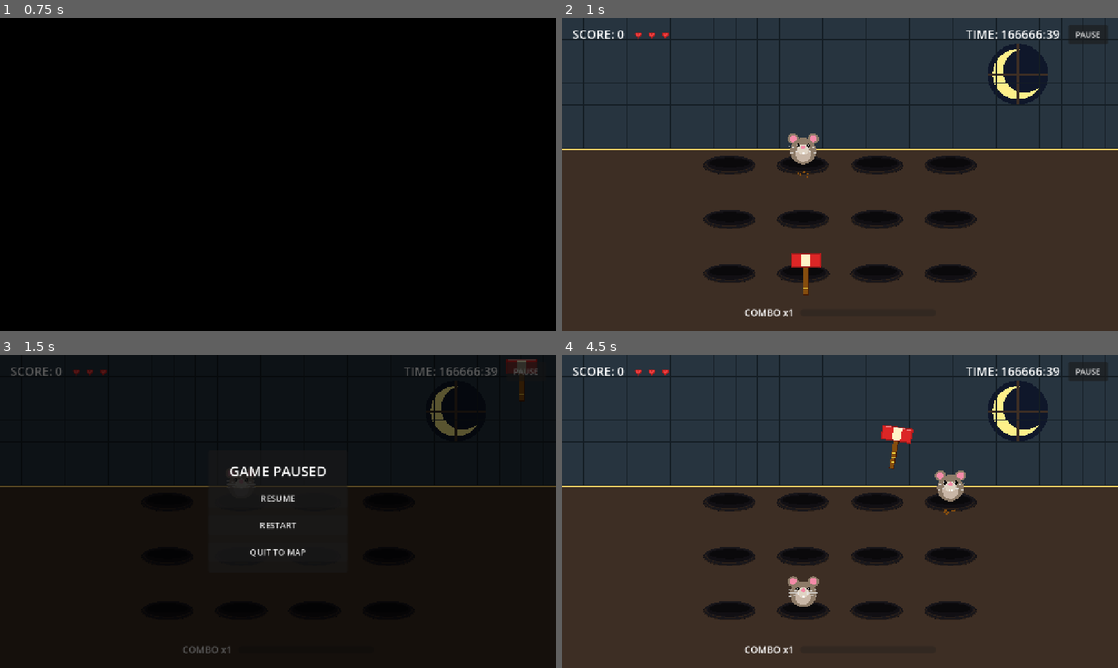
Above: before the commit, frames 1-4 (two rows, left to right).
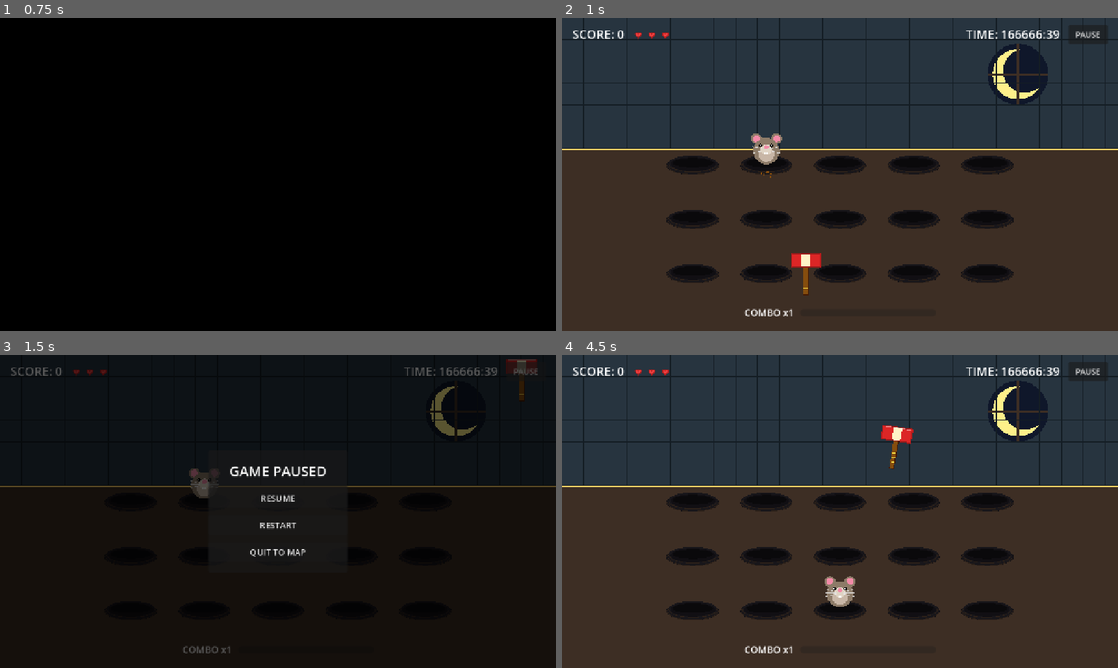
Above: after the commit, the same moments.

Repository: Parasaran-Python/bonk-the-rat
Game: Godot game, scene res://src/screens/endless_results.tscn
Same seed, same stepped clock (60 frames per second), same inputs: the game is played once before the commit and once after it. This scene is started directly instead of the project's main scene.
Inputs (mouse positions are in pixels of both pictures, inside the frame that each line leads up to):
- Up to frame 1 (0.75 s): click "PLAY AGAIN" at 0.5 s
- Up to frame 2 (1 s): no input
- Up to frame 3 (1.5 s): click "PAUSE" at 1.25 s
- Up to frame 4 (4.5 s): click "RESTART" at 2 s; tap Enter at 2.75 s; move the mouse to (962, 495) at 2.77 s; click (962, 495) at 2.92 s; move the mouse to (728, 527) at 3.52 s; click (728, 527) at 3.67 s; move the mouse to (895, 442) at 4.27 s; click (895, 442) at 4.42 s

Frame 1 is identical in both runs. In frame 2, 8.3% of the frame differs, in the area x 18-82%, y 36-85%; in frame 3, 0.3%; in frame 4, 8.8%.

Commit message:
feat(levels): scale grid progression up to 5x3 with tuned speed and quotas

Diff:
--- a/src/data/level_config.gd
+++ b/src/data/level_config.gd
@@ -8,7 +8,7 @@
 @export var grid_rows: int = 2
 @export var max_concurrent: int = 1
 @export var spawn_interval_start: float = 1.40
-@export var spawn_interval_end: float = 1.05
+@export var spawn_interval_end: float = 0.95
 @export var rat_weights: Dictionary = {"norm": 95, "whiskers": 5}
 @export var quota_star1: int = 700
 @export var quota_star2: int = 1300
--- a/src/data/levels/endless.tres
+++ b/src/data/levels/endless.tres
@@ -6,11 +6,11 @@
 script = ExtResource("1_3p15m")
 level_id = 0
 duration_s = 999999.0
-grid_columns = 4
+grid_columns = 5
 grid_rows = 3
 max_concurrent = 4
-spawn_interval_start = 1.0
-spawn_interval_end = 1.0
+spawn_interval_start = 0.9
+spawn_interval_end = 0.9
 rat_weights = {
 "golden": 4,
 "norm": 70,
--- a/src/data/levels/level_02.tres
+++ b/src/data/levels/level_02.tres
@@ -8,7 +8,7 @@
 duration_s = 50.0
 max_concurrent = 2
 spawn_interval_start = 1.3
-spawn_interval_end = 0.95
+spawn_interval_end = 0.9
 rat_weights = {
 "clock": 3,
 "norm": 92,
--- a/src/data/levels/level_03.tres
+++ b/src/data/levels/level_03.tres
@@ -6,7 +6,6 @@
 script = ExtResource("1_rwksb")
 level_id = 3
 duration_s = 50.0
-grid_rows = 3
 max_concurrent = 2
 spawn_interval_start = 1.2
 spawn_interval_end = 0.85
--- a/src/data/levels/level_06.tres
+++ b/src/data/levels/level_06.tres
@@ -9,7 +9,7 @@
 grid_rows = 3
 max_concurrent = 3
 spawn_interval_start = 1.05
-spawn_interval_end = 0.72
+spawn_interval_end = 0.7
 rat_weights = {
 "clock": 3,
 "norm": 70,
--- a/src/data/levels/level_07.tres
+++ b/src/data/levels/level_07.tres
@@ -9,7 +9,7 @@
 grid_rows = 3
 max_concurrent = 3
 spawn_interval_start = 1.0
-spawn_interval_end = 0.68
+spawn_interval_end = 0.65
 rat_weights = {
 "norm": 64,
 "star": 4,
--- a/src/data/levels/level_08.tres
+++ b/src/data/levels/level_08.tres
@@ -8,8 +8,8 @@
 duration_s = 60.0
 grid_rows = 3
 max_concurrent = 4
-spawn_interval_start = 0.98
-spawn_interval_end = 0.65
+spawn_interval_start = 0.95
+spawn_interval_end = 0.62
 rat_weights = {
 "clock": 3,
 "golden": 3,
--- a/src/data/levels/level_09.tres
+++ b/src/data/levels/level_09.tres
@@ -6,10 +6,11 @@
 script = ExtResource("1_whhy4")
 level_id = 9
 duration_s = 60.0
+grid_columns = 4
 grid_rows = 3
 max_concurrent = 4
-spawn_interval_start = 0.94
-spawn_interval_end = 0.62
+spawn_interval_start = 0.92
+spawn_interval_end = 0.58
 rat_weights = {
 "golden": 4,
 "norm": 52,
@@ -18,8 +19,8 @@
 "whiskers": 7,
 "zoomer": 15
 }
-quota_star1 = 5200
-quota_star2 = 8300
-quota_star3 = 12100
+quota_star1 = 5400
+quota_star2 = 8600
+quota_star3 = 12500
 zone_theme = 2
 music_track = "zone2"
--- a/src/data/levels/level_10.tres
+++ b/src/data/levels/level_10.tres
@@ -6,10 +6,11 @@
 script = ExtResource("1_qifx8")
 level_id = 10
 duration_s = 60.0
+grid_columns = 4
 grid_rows = 3
 max_concurrent = 4
-spawn_interval_start = 0.9
-spawn_interval_end = 0.58
+spawn_interval_start = 0.88
+spawn_interval_end = 0.54
 rat_weights = {
 "clock": 3,
 "golden": 5,
@@ -19,8 +20,8 @@
 "whiskers": 7,
 "zoomer": 15
 }
-quota_star1 = 6000
-quota_star2 = 9500
-quota_star3 = 13800
+quota_star1 = 6300
+quota_star2 = 10000
+quota_star3 = 14500
 zone_theme = 2
 music_track = "zone2"
--- a/src/data/levels/level_11.tres
+++ b/src/data/levels/level_11.tres
@@ -8,9 +8,9 @@
 duration_s = 60.0
 grid_columns = 4
 grid_rows = 3
-max_concurrent = 4
-spawn_interval_start = 0.88
-spawn_interval_end = 0.56
+max_concurrent = 5
+spawn_interval_start = 0.82
+spawn_interval_end = 0.5
 rat_weights = {
 "boom": 6,
 "golden": 5,
@@ -20,8 +20,8 @@
 "whiskers": 6,
 "zoomer": 15
 }
-quota_star1 = 6800
-quota_star2 = 10800
-quota_star3 = 15600
+quota_star1 = 7300
+quota_star2 = 11500
+quota_star3 = 16500
 zone_theme = 3
 music_track = "zone3"
--- a/src/data/levels/level_12.tres
+++ b/src/data/levels/level_12.tres
@@ -9,8 +9,8 @@
 grid_columns = 4
 grid_rows = 3
 max_concurrent = 5
-spawn_interval_start = 0.84
-spawn_interval_end = 0.53
+spawn_interval_start = 0.78
+spawn_interval_end = 0.46
 rat_weights = {
 "boom": 7,
 "clock": 3,
@@ -20,8 +20,8 @@
 "whiskers": 7,
 "zoomer": 16
 }
-quota_star1 = 7700
-quota_star2 = 12200
-quota_star3 = 17500
+quota_star1 = 8300
+quota_star2 = 13000
+quota_star3 = 18500
 zone_theme = 3
 music_track = "zone3"
--- a/src/data/levels/level_13.tres
+++ b/src/data/levels/level_13.tres
@@ -9,8 +9,8 @@
 grid_columns = 4
 grid_rows = 3
 max_concurrent = 5
-spawn_interval_start = 0.8
-spawn_interval_end = 0.5
+spawn_interval_start = 0.74
+spawn_interval_end = 0.42
 rat_weights = {
 "boom": 8,
 "clock": 2,
@@ -21,8 +21,8 @@
 "whiskers": 7,
 "zoomer": 17
 }
-quota_star1 = 8600
-quota_star2 = 13600
-quota_star3 = 19500
+quota_star1 = 9400
+quota_star2 = 14700
+quota_star3 = 21000
 zone_theme = 3
 music_track = "zone3"
--- a/src/data/levels/level_14.tres
+++ b/src/data/levels/level_14.tres
@@ -6,11 +6,11 @@
 script = ExtResource("1_lxu8q")
 level_id = 14
 duration_s = 65.0
-grid_columns = 4
+grid_columns = 5
 grid_rows = 3
-max_concurrent = 5
-spawn_interval_start = 0.78
-spawn_interval_end = 0.48
+max_concurrent = 6
+spawn_interval_start = 0.7
+spawn_interval_end = 0.36
 rat_weights = {
 "boom": 8,
 "clock": 3,
@@ -20,8 +20,8 @@
 "whiskers": 8,
 "zoomer": 18
 }
-quota_star1 = 9600
-quota_star2 = 15100
-quota_star3 = 21600
+quota_star1 = 11000
+quota_star2 = 17000
+quota_star3 = 24000
 zone_theme = 3
 music_track = "zone3"
--- a/src/data/levels/level_15.tres
+++ b/src/data/levels/level_15.tres
@@ -6,11 +6,11 @@
 script = ExtResource("1_u2r2p")
 level_id = 15
 duration_s = 65.0
-grid_columns = 4
+grid_columns = 5
 grid_rows = 3
-max_concurrent = 6
-spawn_interval_start = 0.75
-spawn_interval_end = 0.45
+max_concurrent = 7
+spawn_interval_start = 0.65
+spawn_interval_end = 0.3
 rat_weights = {
 "boom": 8,
 "clock": 3,
@@ -21,8 +21,8 @@
 "whiskers": 8,
 "zoomer": 18
 }
-quota_star1 = 10800
-quota_star2 = 17000
-quota_star3 = 24000
+quota_star1 = 13000
+quota_star2 = 20000
+quota_star3 = 28000
 zone_theme = 3
 music_track = "zone3"
--- a/tests/test_level_data.gd
+++ b/tests/test_level_data.gd
@@ -24,3 +24,43 @@
 func test_endless_resource() -> void:
 	var e: LevelConfig = load("res://src/data/levels/endless.tres")
 	ok(e != null and e.level_id == 0, "endless resource present")
+
+func test_level_progression_grid_dimensions() -> void:
+	var l1 := _load(1)
+	eq(l1.grid_columns, 3, "l1 columns == 3")
+	eq(l1.grid_rows, 2, "l1 rows == 2")
+	eq(l1.hole_count(), 6, "l1 hole count == 6")
+	eq(l1.max_concurrent, 1, "l1 max concurrent == 1")
+	ok(is_equal_approx(l1.spawn_interval_start, 1.40), "l1 interval start 1.40")
+	ok(is_equal_approx(l1.spawn_interval_end, 0.95), "l1 interval end 0.95")
+
+	var l5 := _load(5)
+	eq(l5.grid_columns, 3, "l5 columns == 3")
+	eq(l5.grid_rows, 3, "l5 rows == 3")
+	eq(l5.hole_count(), 9, "l5 hole count == 9")
+
+	var l10 := _load(10)
+	eq(l10.grid_columns, 4, "l10 columns == 4")
+	eq(l10.grid_rows, 3, "l10 rows == 3")
+	eq(l10.hole_count(), 12, "l10 hole count == 12")
+
+	var l14 := _load(14)
+	eq(l14.grid_columns, 5, "l14 columns == 5")
+	eq(l14.grid_rows, 3, "l14 rows == 3")
+	eq(l14.hole_count(), 15, "l14 hole count == 15")
+
+	var l15 := _load(15)
+	eq(l15.grid_columns, 5, "l15 columns == 5")
+	eq(l15.grid_rows, 3, "l15 rows == 3")
+	eq(l15.hole_count(), 15, "l15 hole count == 15")
+	eq(l15.max_concurrent, 7, "l15 max concurrent == 7")
+	ok(is_equal_approx(l15.spawn_interval_start, 0.65), "l15 interval start 0.65")
+	ok(is_equal_approx(l15.spawn_interval_end, 0.30), "l15 interval end 0.30")
+
+	var end := load("res://src/data/levels/endless.tres") as LevelConfig
+	eq(end.grid_columns, 5, "endless columns == 5")
+	eq(end.grid_rows, 3, "endless rows == 3")
+	eq(end.hole_count(), 15, "endless hole count == 15")
+	eq(end.max_concurrent, 4, "endless max concurrent == 4")
+	ok(is_equal_approx(end.spawn_interval_start, 0.90), "endless interval start 0.90")
+	ok(is_equal_approx(end.spawn_interval_end, 0.90), "endless interval end 0.90")
--- a/tools/generate_levels.gd
+++ b/tools/generate_levels.gd
@@ -8,21 +8,21 @@
 
 ## id, dur, cols, rows, conc, iv0, iv1, weights, q1, q2, q3
 const TABLE := [
-	[1, 45.0, 3, 2, 1, 1.40, 1.05, {"norm": 95, "whiskers": 5}, 700, 1300, 2000],
-	[2, 50.0, 3, 2, 2, 1.30, 0.95, {"norm": 92, "whiskers": 7, "clock": 3}, 1100, 1900, 2900],
-	[3, 50.0, 3, 3, 2, 1.20, 0.85, {"norm": 88, "zoomer": 6, "whiskers": 6}, 1600, 2700, 4000],
+	[1, 45.0, 3, 2, 1, 1.40, 0.95, {"norm": 95, "whiskers": 5}, 700, 1300, 2000],
+	[2, 50.0, 3, 2, 2, 1.30, 0.90, {"norm": 92, "whiskers": 7, "clock": 3}, 1100, 1900, 2900],
+	[3, 50.0, 3, 2, 2, 1.20, 0.85, {"norm": 88, "zoomer": 6, "whiskers": 6}, 1600, 2700, 4000],
 	[4, 55.0, 3, 3, 3, 1.15, 0.80, {"norm": 84, "zoomer": 8, "star": 4, "whiskers": 4}, 2100, 3500, 5200],
 	[5, 60.0, 3, 3, 3, 1.10, 0.75, {"norm": 80, "zoomer": 10, "star": 4, "whiskers": 6}, 2600, 4300, 6400],
-	[6, 55.0, 3, 3, 3, 1.05, 0.72, {"norm": 70, "zoomer": 12, "tank": 6, "whiskers": 6, "clock": 3}, 3200, 5200, 7600],
-	[7, 55.0, 3, 3, 3, 1.00, 0.68, {"norm": 64, "zoomer": 13, "tank": 9, "star": 4, "whiskers": 6}, 3800, 6100, 8900],
-	[8, 60.0, 3, 3, 4, 0.98, 0.65, {"norm": 58, "zoomer": 14, "tank": 11, "golden": 3, "whiskers": 6, "clock": 3}, 4500, 7200, 10500],
-	[9, 60.0, 3, 3, 4, 0.94, 0.62, {"norm": 52, "zoomer": 15, "tank": 12, "golden": 4, "star": 4, "whiskers": 7}, 5200, 8300, 12100],
-	[10, 60.0, 3, 3, 4, 0.90, 0.58, {"norm": 48, "zoomer": 15, "tank": 13, "golden": 5, "star": 4, "whiskers": 7, "clock": 3}, 6000, 9500, 13800],
-	[11, 60.0, 4, 3, 4, 0.88, 0.56, {"norm": 44, "zoomer": 15, "tank": 12, "boom": 6, "golden": 5, "whiskers": 6, "star": 3}, 6800, 10800, 15600],
-	[12, 60.0, 4, 3, 5, 0.84, 0.53, {"norm": 38, "zoomer": 16, "tank": 12, "boom": 7, "golden": 7, "whiskers": 7, "clock": 3}, 7700, 12200, 17500],
-	[13, 60.0, 4, 3, 5, 0.80, 0.50, {"norm": 33, "zoomer": 17, "tank": 12, "boom": 8, "golden": 8, "whiskers": 7, "star": 3, "clock": 2}, 8600, 13600, 19500],
-	[14, 65.0, 4, 3, 5, 0.78, 0.48, {"norm": 28, "zoomer": 18, "tank": 13, "boom": 8, "golden": 9, "whiskers": 8, "clock": 3}, 9600, 15100, 21600],
-	[15, 65.0, 4, 3, 6, 0.75, 0.45, {"norm": 24, "zoomer": 18, "tank": 13, "boom": 8, "golden": 10, "whiskers": 8, "star": 3, "clock": 3}, 10800, 17000, 24000],
+	[6, 55.0, 3, 3, 3, 1.05, 0.70, {"norm": 70, "zoomer": 12, "tank": 6, "whiskers": 6, "clock": 3}, 3200, 5200, 7600],
+	[7, 55.0, 3, 3, 3, 1.00, 0.65, {"norm": 64, "zoomer": 13, "tank": 9, "star": 4, "whiskers": 6}, 3800, 6100, 8900],
+	[8, 60.0, 3, 3, 4, 0.95, 0.62, {"norm": 58, "zoomer": 14, "tank": 11, "golden": 3, "whiskers": 6, "clock": 3}, 4500, 7200, 10500],
+	[9, 60.0, 4, 3, 4, 0.92, 0.58, {"norm": 52, "zoomer": 15, "tank": 12, "golden": 4, "star": 4, "whiskers": 7}, 5400, 8600, 12500],
+	[10, 60.0, 4, 3, 4, 0.88, 0.54, {"norm": 48, "zoomer": 15, "tank": 13, "golden": 5, "star": 4, "whiskers": 7, "clock": 3}, 6300, 10000, 14500],
+	[11, 60.0, 4, 3, 5, 0.82, 0.50, {"norm": 44, "zoomer": 15, "tank": 12, "boom": 6, "golden": 5, "whiskers": 6, "star": 3}, 7300, 11500, 16500],
+	[12, 60.0, 4, 3, 5, 0.78, 0.46, {"norm": 38, "zoomer": 16, "tank": 12, "boom": 7, "golden": 7, "whiskers": 7, "clock": 3}, 8300, 13000, 18500],
+	[13, 60.0, 4, 3, 5, 0.74, 0.42, {"norm": 33, "zoomer": 17, "tank": 12, "boom": 8, "golden": 8, "whiskers": 7, "star": 3, "clock": 2}, 9400, 14700, 21000],
+	[14, 65.0, 5, 3, 6, 0.70, 0.36, {"norm": 28, "zoomer": 18, "tank": 13, "boom": 8, "golden": 9, "whiskers": 8, "clock": 3}, 11000, 17000, 24000],
+	[15, 65.0, 5, 3, 7, 0.65, 0.30, {"norm": 24, "zoomer": 18, "tank": 13, "boom": 8, "golden": 10, "whiskers": 8, "star": 3, "clock": 3}, 13000, 20000, 28000],
 ]
 
 func _initialize() -> void:
@@ -63,11 +63,11 @@
 	var cfg := LevelCfg.new()
 	cfg.level_id = 0
 	cfg.duration_s = 999999.0
-	cfg.grid_columns = 4
+	cfg.grid_columns = 5
 	cfg.grid_rows = 3
 	cfg.max_concurrent = 4
-	cfg.spawn_interval_start = 1.0
-	cfg.spawn_interval_end = 1.0
+	cfg.spawn_interval_start = 0.90
+	cfg.spawn_interval_end = 0.90
 	cfg.rat_weights = {"norm": 70, "zoomer": 12, "tank": 8, "golden": 4, "whiskers": 6}
 	cfg.quota_star1 = 0
 	cfg.quota_star2 = 0
@@ -76,7 +76,7 @@
 	cfg.music_track = "endless"
 	var path := "%s/endless.tres" % LEVELS_DIR
 	_save(cfg, path)
-	print("endless.tres    dur=%.0fs grid=%dx%d conc=%d iv flat 1.00 zone3 %s" % [
+	print("endless.tres    dur=%.0fs grid=%dx%d conc=%d iv flat 0.90 zone3 %s" % [
 		cfg.duration_s, cfg.grid_columns, cfg.grid_rows, cfg.max_concurrent, str(cfg.rat_weights)])
 	return 1
 
